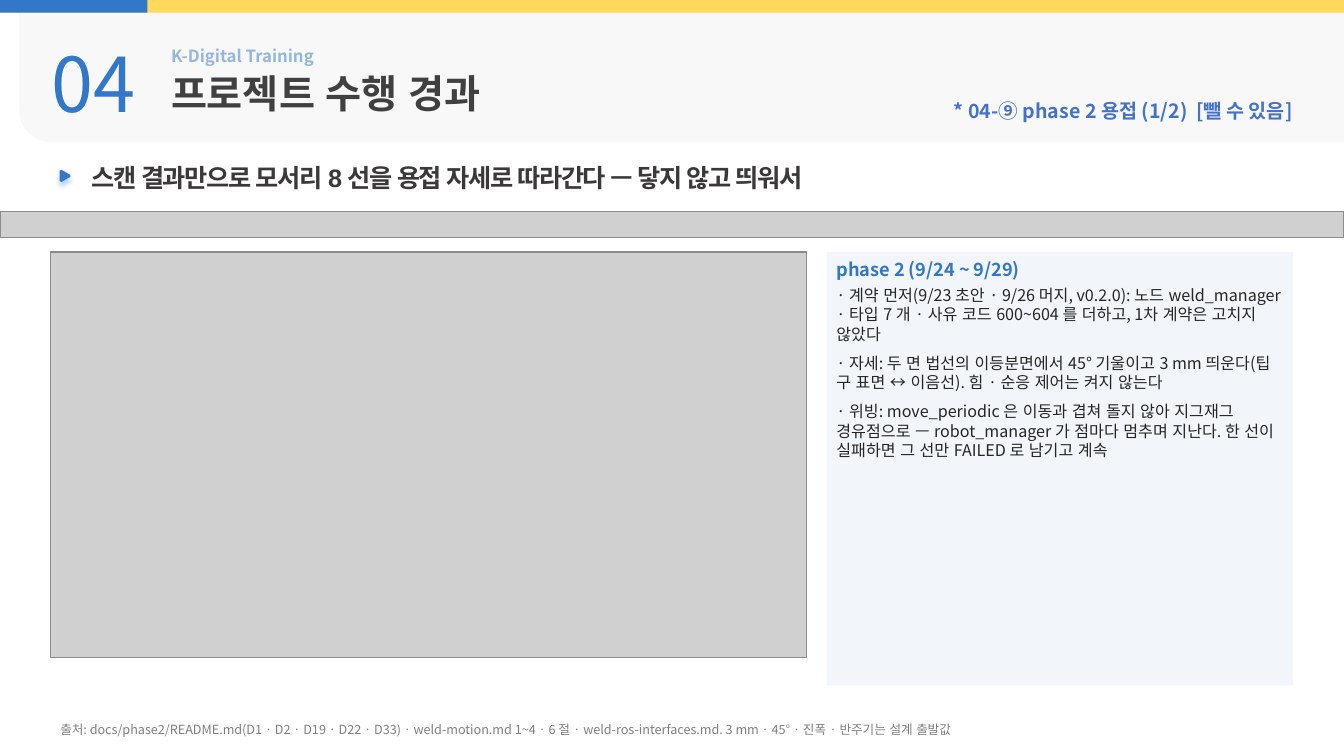
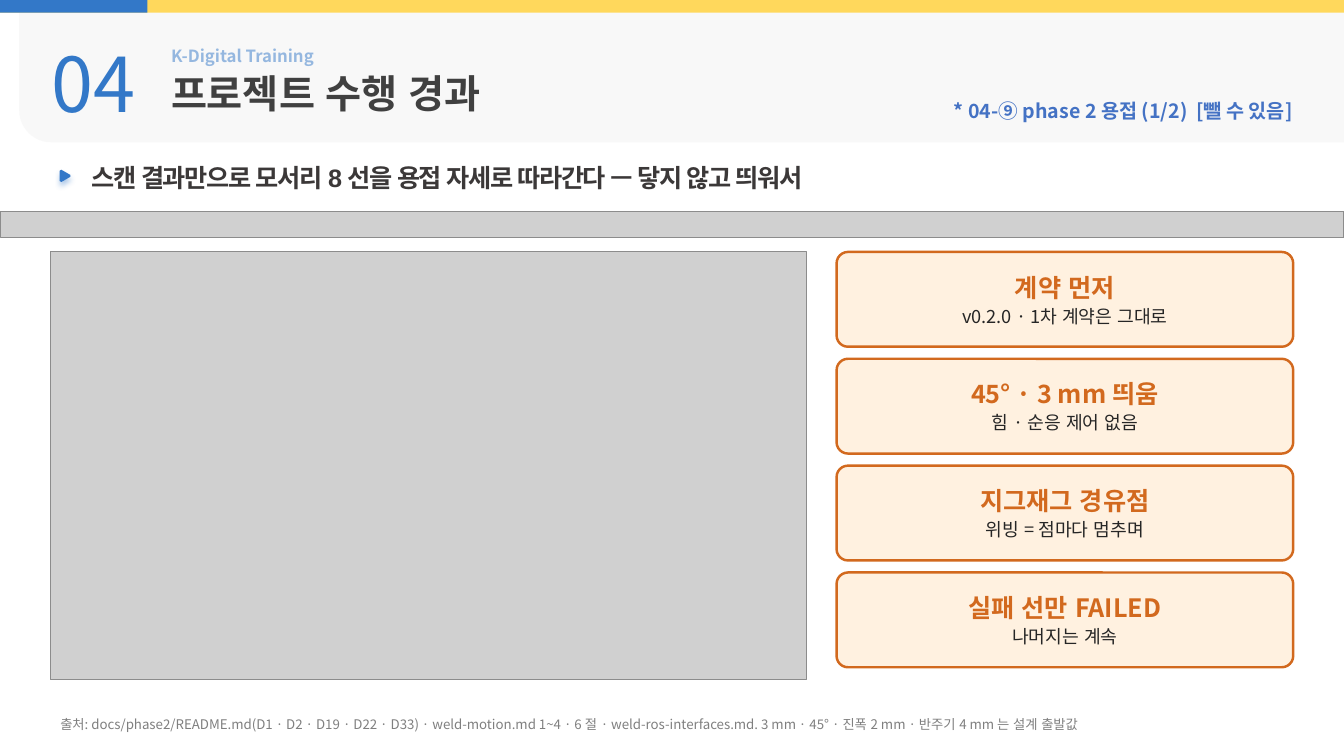
Before and after one commit to yujh5537/rokey_cobot1_Weld-Made, a slide deck: slide 16 of docs/presentation/slides-byeonghu.pptx. Drawn at 1344x756 pixels with LibreOffice and Linux fonts; fonts in the diff are those of the drawing; grey boxes stand for pictures; background and template pictures are left out. Boxes give left, top, right and bottom in pixels: in the first picture for what was removed or moved away, otherwise in the second. Text is boxed around its words. In the diff, an @@ line names an element or a change of style, - is before the commit and + after.

```diff
--- a/docs/presentation/slides-byeonghu.pptx
+++ b/docs/presentation/slides-byeonghu.pptx
@@ picture: place and size @@
-picture at <box>50,252,807,657</box>
+picture at <box>50,252,807,680</box>
@@ rectangle removed at <box>827,252,1294,686</box> @@
-phase 2 (9/24 ~ 9/29)
-· 계약 먼저(9/23 초안 · 9/26 머지, v0.2.0): 노드 weld_manager · 타입 7 개 · 사유 코드 600~604 를 더하고, 1차 계약은 고치지 않았다
-· 자세: 두 면 법선의 이등분면에서 45° 기울이고 3 mm 띄운다(팁 구 표면 ↔ 이음선). 힘 · 순응 제어는 켜지 않는다
-· 위빙: move_periodic 은 이동과 겹쳐 돌지 않아 지그재그 경유점으로 — robot_manager 가 점마다 멈추며 지난다. 한 선이 실패하면 그 선만 FAILED 로 남기고 계속
@@ rounded rectangle added at <box>837,252,1294,347</box>, fill #FFF1E0, outline #D2691E 1.75 pt, 13 pt, text #262626 @@
+계약 먼저
+v0.2.0 · 1차 계약은 그대로
@@ rounded rectangle added at <box>837,359,1294,454</box>, fill #FFF1E0, outline #D2691E 1.75 pt, 18 pt, text #D2691E, bold @@
+45° · 3 mm 띄움
+힘 · 순응 제어 없음
@@ rounded rectangle added at <box>837,466,1294,561</box>, fill #FFF1E0, outline #D2691E 1.75 pt, 13 pt, text #262626 @@
+지그재그 경유점
+위빙 = 점마다 멈추며
@@ rounded rectangle added at <box>837,573,1294,667</box>, fill #FFF1E0, outline #D2691E 1.75 pt, 18 pt, text #D2691E, bold @@
+실패 선만 FAILED
+나머지는 계속
@@ text at <box>60,718,1078,732</box>: text changed; size 9 to 9.5 pt @@
-출처: docs/phase2/README.md(D1 · D2 · D19 · D22 · D33) · weld-motion.md 1~4 · 6 절 · weld-ros-interfaces.md. 3 mm · 45° · 진폭 · 반주기는 설계 출발값
+출처: docs/phase2/README.md(D1 · D2 · D19 · D22 · D33) · weld-motion.md 1~4 · 6 절 · weld-ros-interfaces.md. 3 mm · 45° · 진폭 2 mm · 반주기 4 mm 는 설계 출발값
```
Also in this commit, not shown: 16 other slides changed, 27 other files.
